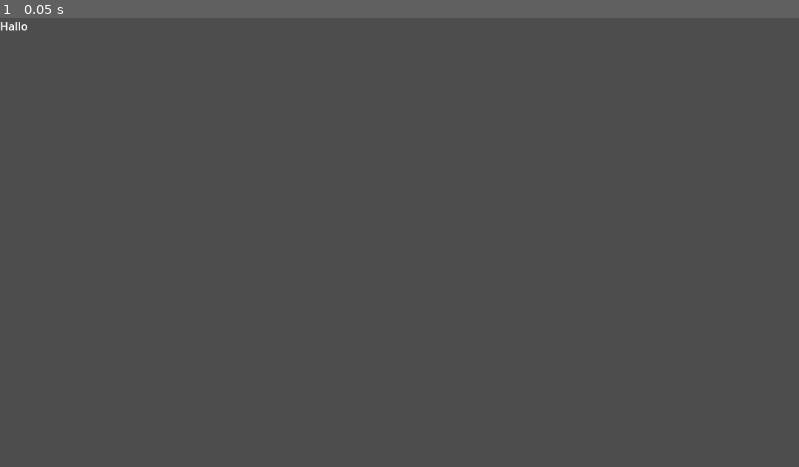
Above: before the commit, frame 1.
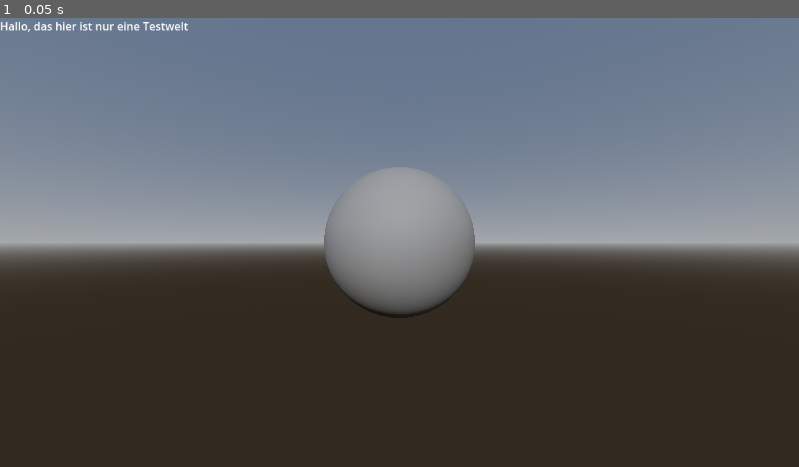
Above: after the commit, the same moment.

Repository: EliasVincent/ld-54-game
Game: Godot game, scene res://world_1.tscn
Same seed, same stepped clock (60 frames per second), same inputs: the game is played once before the commit and once after it. Before the commit the project has no main scene; this scene is started directly in both runs.
Inputs:
- Up to frame 1 (0.05 s): no input

The runs differ from the first frame. In frame 1, 97% of the frame differs, in the area x 0-100%, y 0-100%.

Commit message:
Testwelt

Diff:
--- a/project.godot
+++ b/project.godot
@@ -11,5 +11,6 @@
 [application]
 
 config/name="ld-54-game"
+run/main_scene="res://world_1.tscn"
 config/features=PackedStringArray("4.1", "Forward Plus")
 config/icon="res://icon.svg"
--- a/world_1.tscn
+++ b/world_1.tscn
@@ -1,8 +1,31 @@
-[gd_scene format=3 uid="uid://cbdjmr8d2mkr1"]
+[gd_scene load_steps=5 format=3 uid="uid://cbdjmr8d2mkr1"]
+
+[sub_resource type="SphereMesh" id="SphereMesh_7p3yc"]
+
+[sub_resource type="ProceduralSkyMaterial" id="ProceduralSkyMaterial_whrbw"]
+
+[sub_resource type="Sky" id="Sky_7o83a"]
+sky_material = SubResource("ProceduralSkyMaterial_whrbw")
+
+[sub_resource type="Environment" id="Environment_y4eum"]
+background_mode = 2
+sky = SubResource("Sky_7o83a")
 
 [node name="World1" type="Node3D"]
 
 [node name="RichTextLabel" type="RichTextLabel" parent="."]
-offset_right = 202.0
-offset_bottom = 93.0
-text = "Hallo"
+offset_right = 319.0
+offset_bottom = 115.0
+text = "Hallo, das hier ist nur eine Testwelt"
+
+[node name="MeshInstance3D" type="MeshInstance3D" parent="."]
+mesh = SubResource("SphereMesh_7p3yc")
+
+[node name="Camera3D" type="Camera3D" parent="."]
+transform = Transform3D(1, 0, 0, 0, 1, 0, 0, 0, 1, 0, 0, 2)
+
+[node name="WorldEnvironment" type="WorldEnvironment" parent="."]
+environment = SubResource("Environment_y4eum")
+
+[node name="DirectionalLight3D" type="DirectionalLight3D" parent="."]
+transform = Transform3D(1, 0, 0, 0, 0.866025, 0.5, 0, -0.5, 0.866025, 0, 1, 1)
